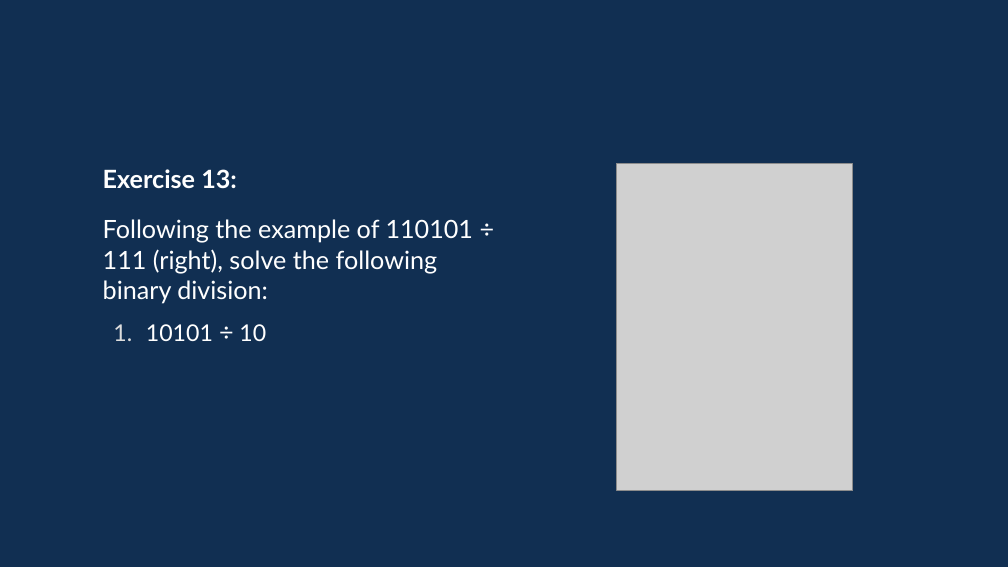
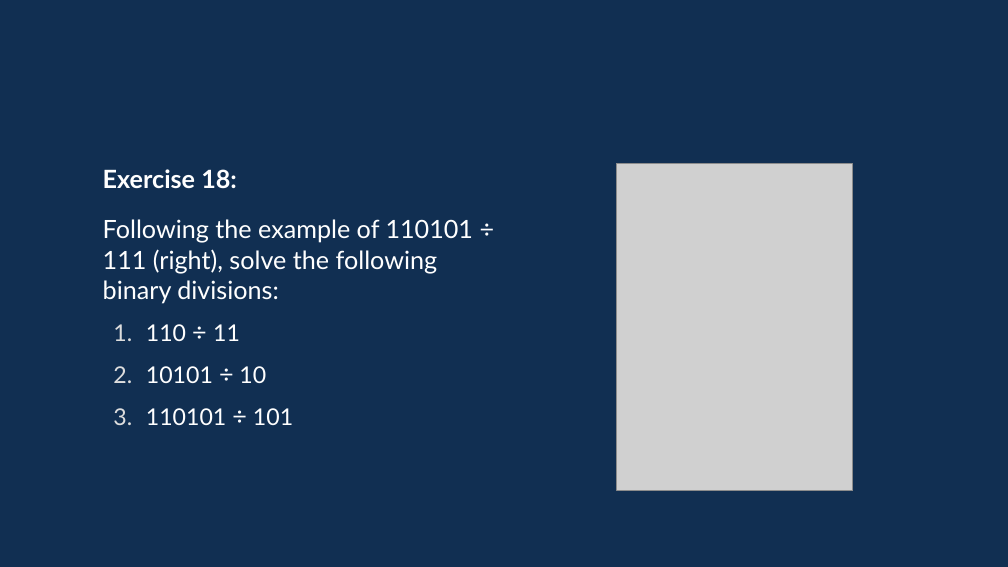
Before and after one commit to davidgundry/maths22-23, a slide deck: slide 89 of slides/maths-3-numerical-systems.odp (slide 81 before the commit). Drawn at 1008x567 pixels with LibreOffice and Linux fonts; fonts in the diff are those of the drawing; grey boxes stand for pictures. Boxes give left, top, right and bottom in pixels: in the first picture for what was removed or moved away, otherwise in the second. Text is boxed around its words. In the diff, an @@ line names an element or a change of style, - is before the commit and + after.

```diff
--- a/slides/maths-3-numerical-systems.odp
+++ b/slides/maths-3-numerical-systems.odp
@@ text at box(103, 169, 474, 341): text changed @@
-Exercise 13:
-Following the example of 110101 ÷ 111 (right), solve the following binary division:
+Exercise 18:
+Following the example of 110101 ÷ 111 (right), solve the following binary divisions:
+  1. 110 ÷ 11
@@ text at box(146, 408, 293, 425): paragraph added @@
+  3. 110101 ÷ 101
```
Also in this commit, not shown: 31 other slides changed, 8 slides added, 10 other files.
